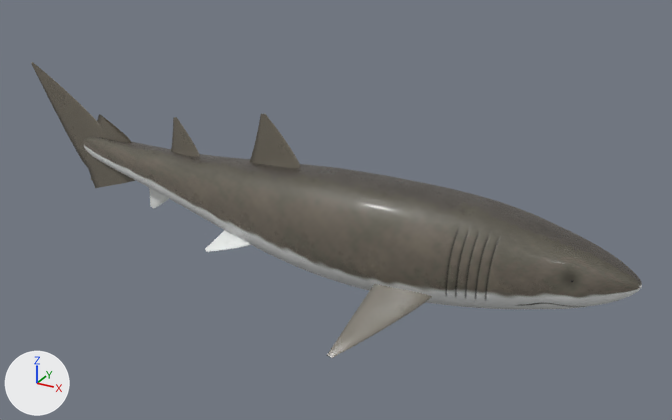
One commit to the glTF model models/sand_tiger_shark.glb: the scene before it, then after it.
Before and after are seen from a camera (50 mm lens) standing at (1.39, -2.62, 1.31) and looking at (-0.05, 0.0, 0.0). Every picture has the same lights, and +X, +Y and +Z are marked at lower left. The picture after the commit comes second. Vertices at exactly the same position are counted once.

In view in the first picture: 'SandTigerShark_Body', 'SandTigerShark_Fins'.
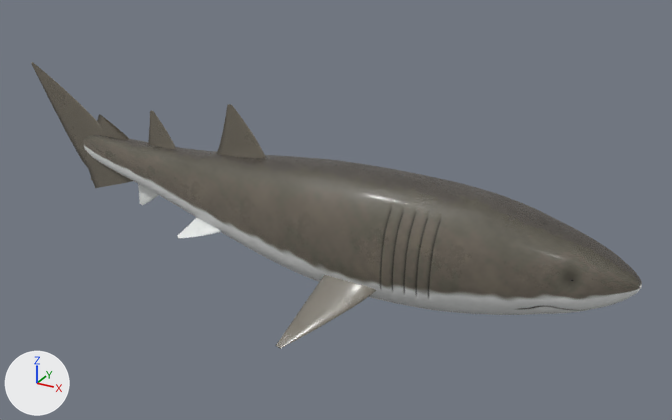
Boxes (x1, y1, x2, y2) around the edits, measured in the pictures (672 x 420 px; the box of a moved part takes in the faces that stretch with it):
'SandTigerShark_Body', rescaled: before (83, 137, 642, 309); after (83, 135, 642, 315)
'SandTigerShark_Fins', reshaped (14% narrower): before (31, 62, 432, 358); after (31, 62, 376, 348)
part 1 of me_sandtigershark_body, moved or reshaped: before (99, 138, 632, 309); after (97, 137, 632, 315)
part 2 of me_sandtigershark_fins, moved or reshaped: before (249, 114, 301, 168); after (217, 104, 265, 158)
part 3 of me_sandtigershark_fins, moved or reshaped: before (171, 117, 200, 157); after (148, 111, 176, 149)
part 4 of me_sandtigershark_fins, moved or reshaped: before (327, 284, 432, 358); after (276, 275, 376, 348)
part 5 of me_sandtigershark_fins, moved or reshaped: before (205, 230, 251, 252); after (177, 218, 221, 238)
part 6 of me_sandtigershark_fins, moved or reshaped: before (149, 187, 169, 209); after (138, 184, 158, 205)

The change in detail:
me_sandtigershark_body is used by ob_sandtigershark_body; location (0.0, 0.0, 0.0).
me_sandtigershark_body had 19074 vertices, 38144 faces and spanned x -1.25..1.0, y -0.26..0.09, z -0.19..0.19.
me_sandtigershark_body now has 19074 vertices, 38144 faces and spans x -1.25..1.0, y -0.26..0.09, z -0.22..0.22.
me_sandtigershark_body part 1: the whole mesh is scaled about its middle by (1, 1, 1.15).
me_sandtigershark_fins is used by ob_sandtigershark_fins; location (0.0, 0.0, 0.0).
me_sandtigershark_fins had 9324 vertices, 18216 faces and spanned x -1.5..0.43, y -0.46..0.27, z -0.27..0.34.
me_sandtigershark_fins now has 9324 vertices, 18216 faces and spans x -1.5..0.24, y -0.46..0.27, z -0.29..0.35.
me_sandtigershark_fins part 2: the loose piece of 1036 vertices spanning x -0.37..-0.12, y -0.1..-0.07, z 0.07..0.34 is moved by (-0.15, 0.02, 0.01).
me_sandtigershark_fins part 3: the loose piece of 1036 vertices spanning x -0.76..-0.59, y -0.05..-0.02, z 0.05..0.25 is moved by (-0.12, 0.02, 0.0).
me_sandtigershark_fins part 4: the loose piece of 1036 vertices spanning x 0.17..0.43, y -0.46..-0.16, z -0.27..-0.05 is moved by (-0.19, -0.01, -0.02).
me_sandtigershark_fins part 5: the loose piece of 1036 vertices spanning x -0.47..-0.26, y -0.21..-0.05, z -0.16..-0.03 is moved by (-0.15, 0.03, 0.0).
me_sandtigershark_fins part 6: the loose piece of 1036 vertices spanning x -0.89..-0.74, y -0.02..0.01, z -0.17..0.01 is moved by (-0.06, 0.01, 0.0).
Other edits to the shape of me_sandtigershark_fins do not show in these pictures.
